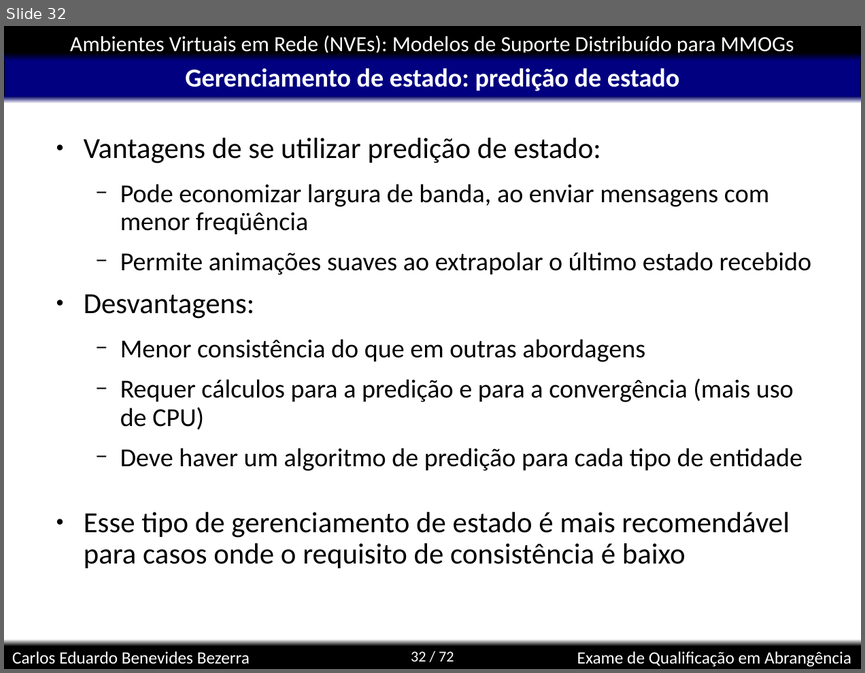
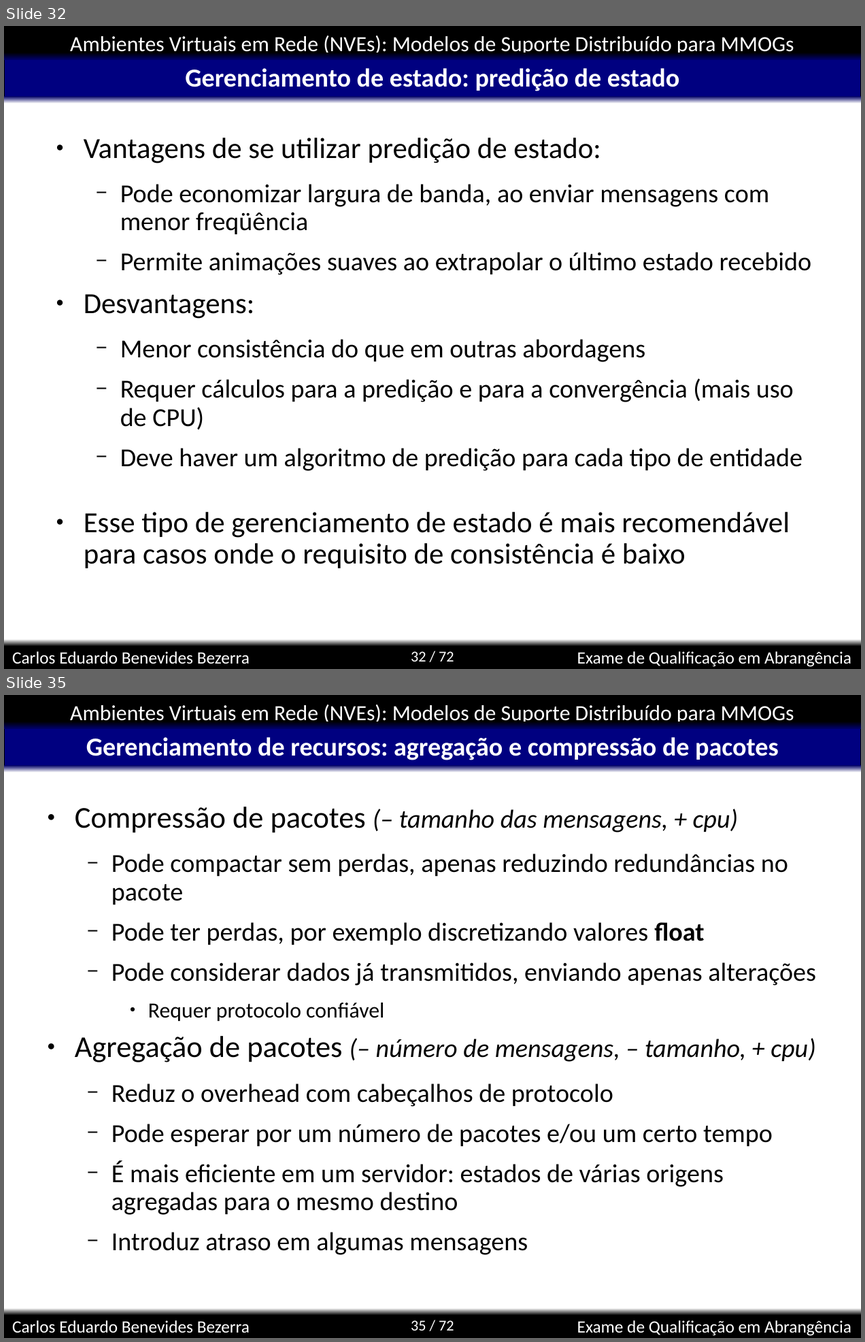
Before and after one commit to kdubezerra/kdubezerra, a slide deck: disciplinas/cmp600/app.ppt. Shown one above the other, each under a label of ours: slide 32 before the commit, slides 32 and 35 after it; the slides between them are not shown. The pictures are 865x673 and 865x1342 pixels, drawn with LibreOffice and Linux fonts; fonts in the diff are those of the drawing; background and template pictures are left out. Boxes give left, top, right and bottom in pixels: in the first picture for what was removed or moved away, otherwise in the second. Text is boxed around its words. In the diff, an @@ line names an element or a change of style, - is before the commit and + after.

```diff
--- a/disciplinas/cmp600/app.ppt
+++ b/disciplinas/cmp600/app.ppt
@@ slide 35 added at <box>4,695,861,1338</box>, background #FFFFFF; not listed: 8 template elements that a slide beside it also shows @@
@@ title added at <box>86,737,779,760</box>, 24 pt, text #FFFFFF, bold @@
+Gerenciamento de recursos: agregação e compressão de pacotes
@@ text added at <box>75,807,816,1255</box>, 24 pt, text #000000 @@
+● Compressão de pacotes (– tamanho das mensagens, + cpu)
+  − Pode compactar sem perdas, apenas reduzindo redundâncias no pacote
+  − Pode ter perdas, por exemplo discretizando valores float
+  − Pode considerar dados já transmitidos, enviando apenas alterações
+    ● Requer protocolo confiável
+● Agregação de pacotes (– número de mensagens, – tamanho, + cpu)
+  − Reduz o overhead com cabeçalhos de protocolo
+  − Pode esperar por um número de pacotes e/ou um certo tempo
+  − É mais eficiente em um servidor: estados de várias origens agregadas para o mesmo destino
+  − Introduz atraso em algumas mensagens
```
Also in this commit, not shown: 2 slides changed, 6 other slides added, 1 slide removed.
